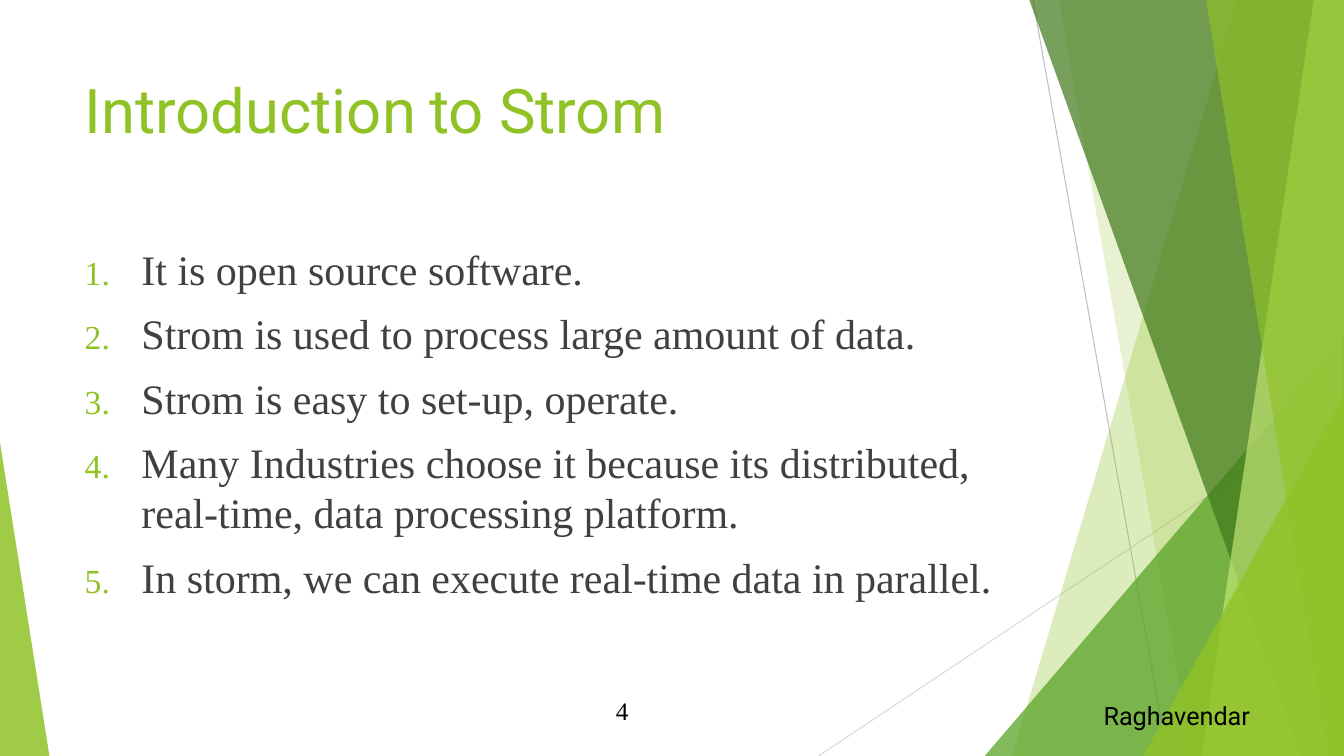
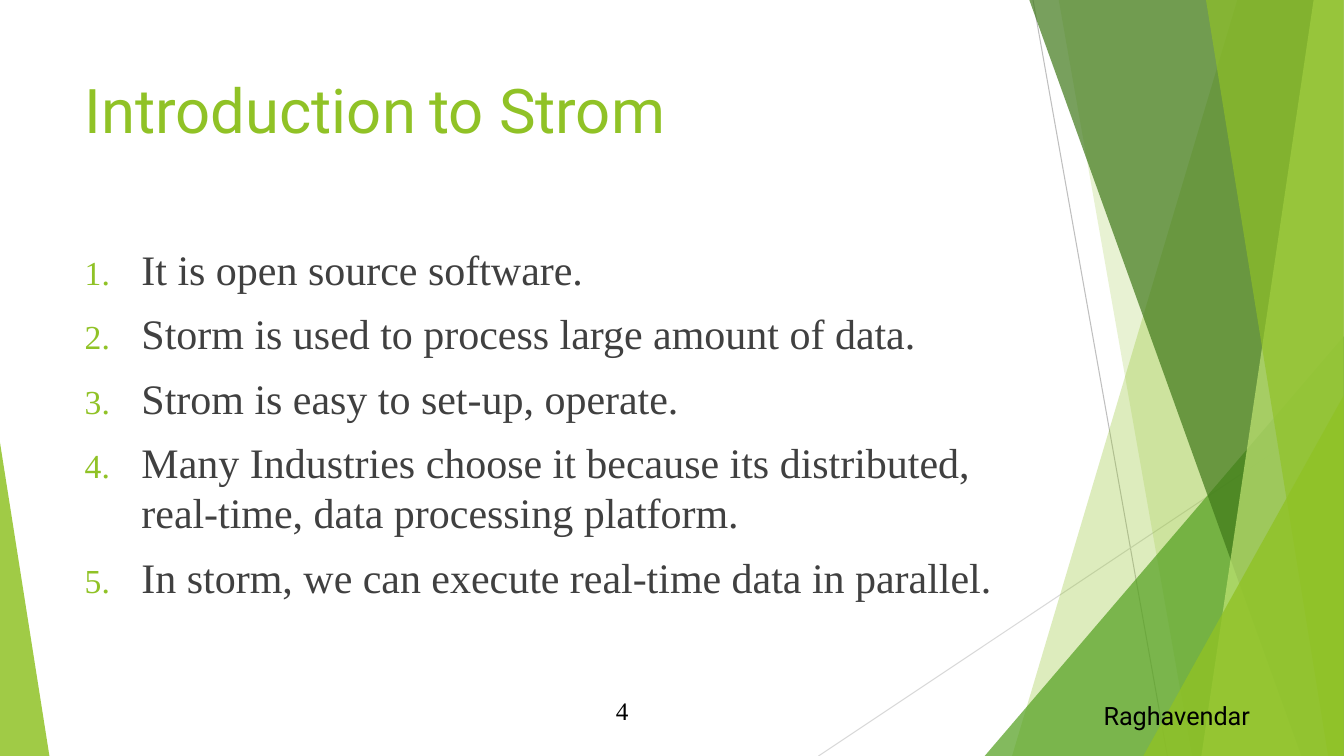
Before and after one commit to MRaghavendar/Storm_demo, a slide deck: slide 4 of Docs/Workshop_BigData.pptx. Drawn at 1344x756 pixels with LibreOffice and Linux fonts; fonts in the diff are those of the drawing. Boxes give left, top, right and bottom in pixels: in the first picture for what was removed or moved away, otherwise in the second. Text is boxed around its words. In the diff, an @@ line names an element or a change of style, - is before the commit and + after.

Commit message:
Change

```diff
--- a/Docs/Workshop_BigData.pptx
+++ b/Docs/Workshop_BigData.pptx
@@ text at (x1=141, y1=319, x2=915, y2=357): text changed @@
-2. Strom is used to process large amount of data.
+2. Storm is used to process large amount of data.
```
Also in this commit, not shown: 1 other slide changed.
